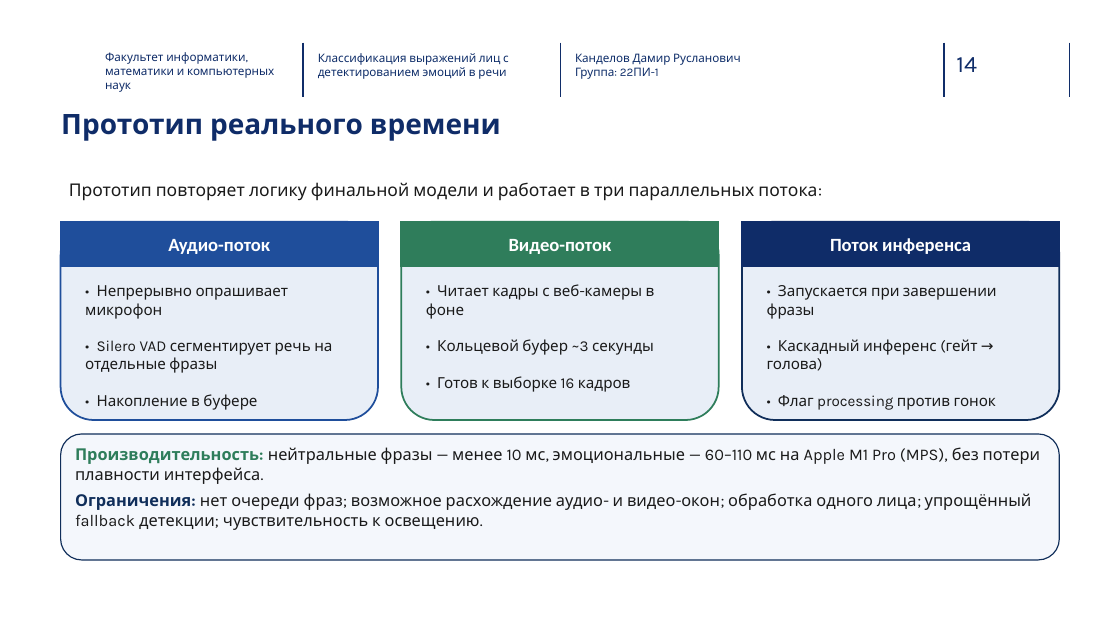
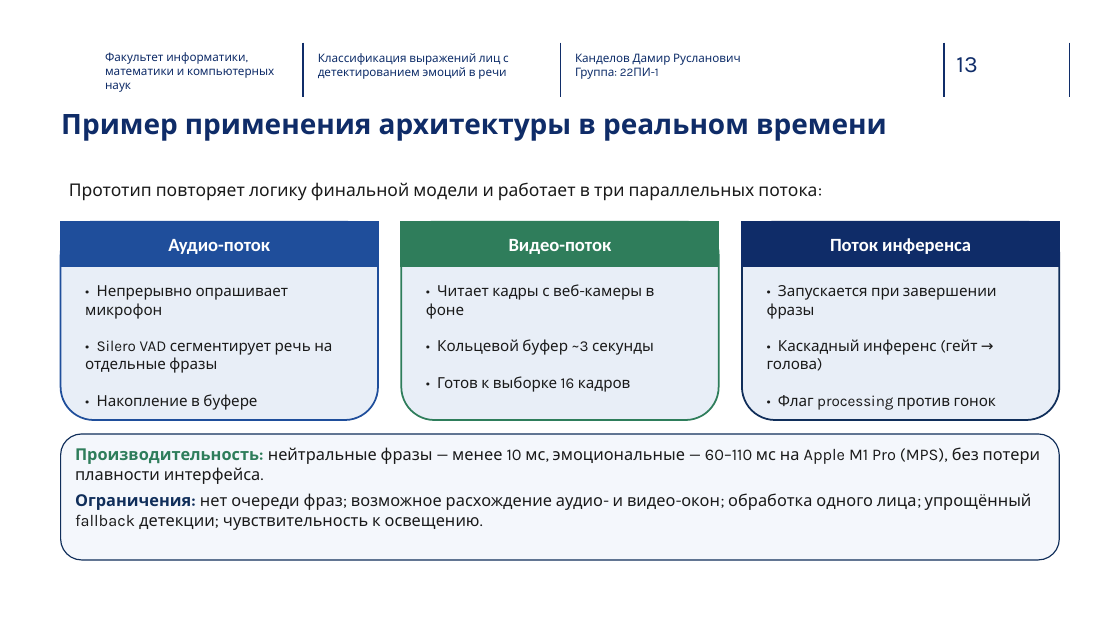
Before and after one commit to Kaparya/Classification-of-Facial-Expressions, a slide deck: slide 13 of Diploma_presentation.pptx (slide 14 before the commit). Drawn at 1120x630 pixels with LibreOffice and Linux fonts; fonts in the diff are those of the drawing; background and template pictures are left out. Boxes give left, top, right and bottom in pixels: in the first picture for what was removed or moved away, otherwise in the second. Text is boxed around its words. In the diff, an @@ line names an element or a change of style, - is before the commit and + after.

```diff
--- a/Diploma_presentation.pptx
+++ b/Diploma_presentation.pptx
@@ page number at (x1=956, y1=57, x2=977, y2=73): text changed @@
-14
+13
@@ text at (x1=61, y1=114, x2=887, y2=141): text changed @@
-Прототип реального времени
+Пример применения архитектуры в реальном времени
```
Also in this commit, not shown: 6 other slides changed, 2 slides added, 1 other file.
